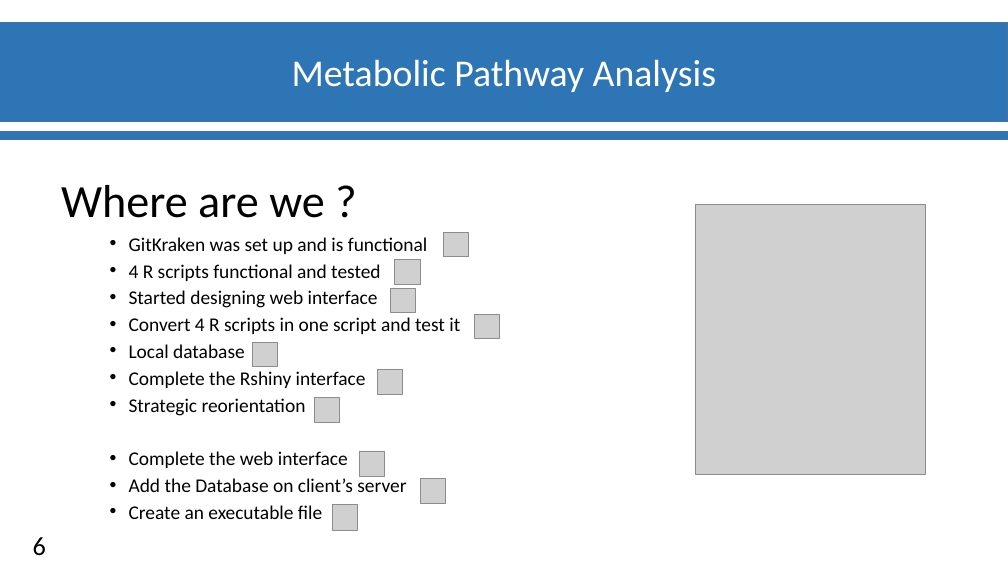
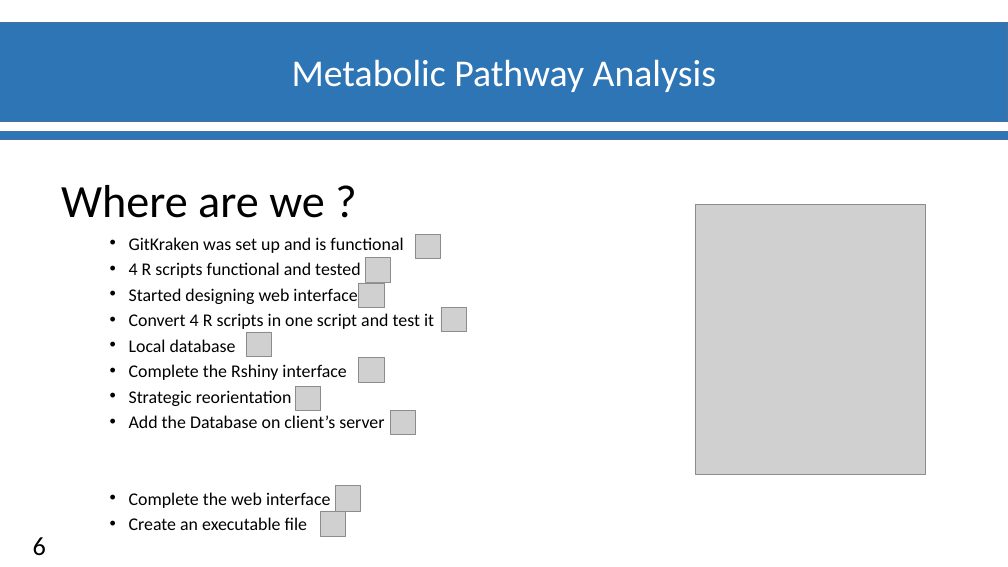
Before and after one commit to Ylefol/projet-INSERM_V5, a slide deck: slide 7 of Slides/Diapos_Suivit_projet.pptx. Drawn at 1008x567 pixels with LibreOffice and Linux fonts; fonts in the diff are those of the drawing; grey boxes stand for pictures; background and template pictures are left out. Boxes give left, top, right and bottom in pixels: in the first picture for what was removed or moved away, otherwise in the second. Text is boxed around its words. In the diff, an @@ line names an element or a change of style, - is before the commit and + after.

Commit message:
Update ddb and ppt

```diff
--- a/Slides/Diapos_Suivit_projet.pptx
+++ b/Slides/Diapos_Suivit_projet.pptx
@@ text at box(129, 237, 434, 530): size 18.5 to 17 pt in "GitKraken was set up and is functional", "4 R scripts functional and tested", "Started designing web interface", "Convert 4 R scripts in one script ..." and 5 more places @@
@@ picture: place and size @@
-picture at box(443, 232, 468, 256)
+picture at box(416, 234, 441, 259)
@@ picture: place and size @@
-picture at box(395, 260, 420, 284)
+picture at box(365, 258, 390, 282)
@@ picture: place and size @@
-picture at box(391, 289, 416, 313)
+picture at box(359, 283, 384, 307)
@@ picture: place and size @@
-picture at box(475, 315, 500, 339)
+picture at box(441, 308, 466, 332)
@@ picture: place and size @@
-picture at box(253, 343, 278, 367)
+picture at box(247, 332, 271, 356)
@@ picture: place and size @@
-picture at box(377, 370, 402, 394)
+picture at box(359, 358, 384, 382)
@@ picture: place and size @@
-picture at box(314, 398, 339, 422)
+picture at box(296, 386, 321, 411)
@@ text at box(129, 415, 384, 428): paragraph added @@
+• Add the Database on client’s server
@@ picture added at box(391, 411, 416, 435) @@
@@ text at box(129, 476, 406, 492): paragraph removed @@
-• Add the Database on client’s server
@@ picture removed at box(420, 479, 445, 504) @@
@@ picture: place and size @@
-picture at box(359, 451, 384, 477)
+picture at box(335, 485, 360, 511)
@@ picture: place and size @@
-picture at box(333, 504, 358, 530)
+picture at box(321, 511, 346, 537)
```
Also in this commit, not shown: 1 other slide changed, 1 other file.
